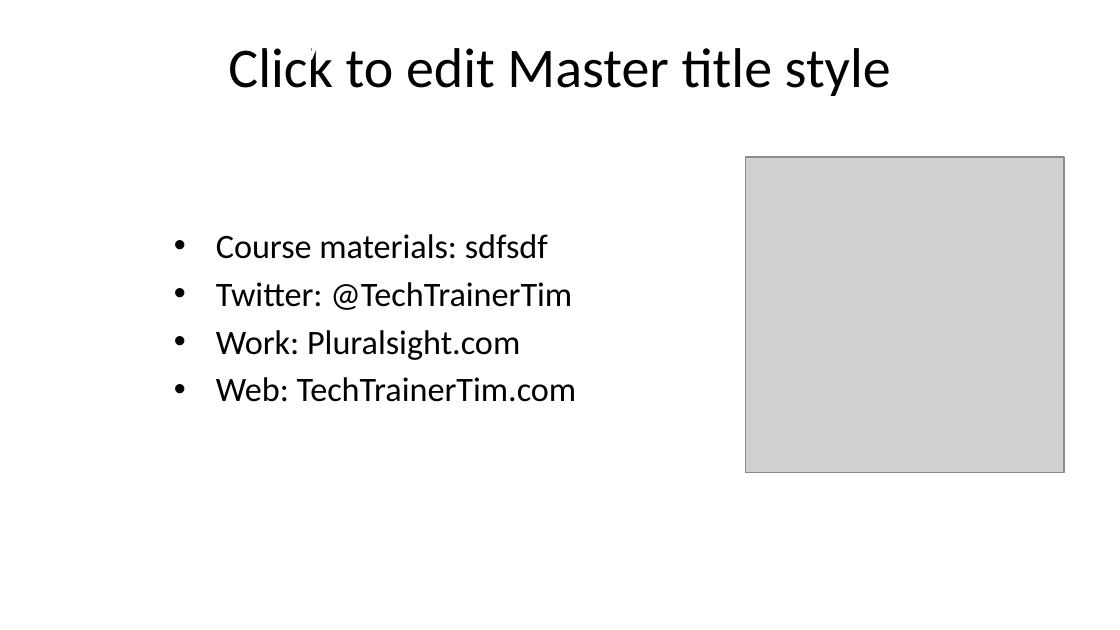
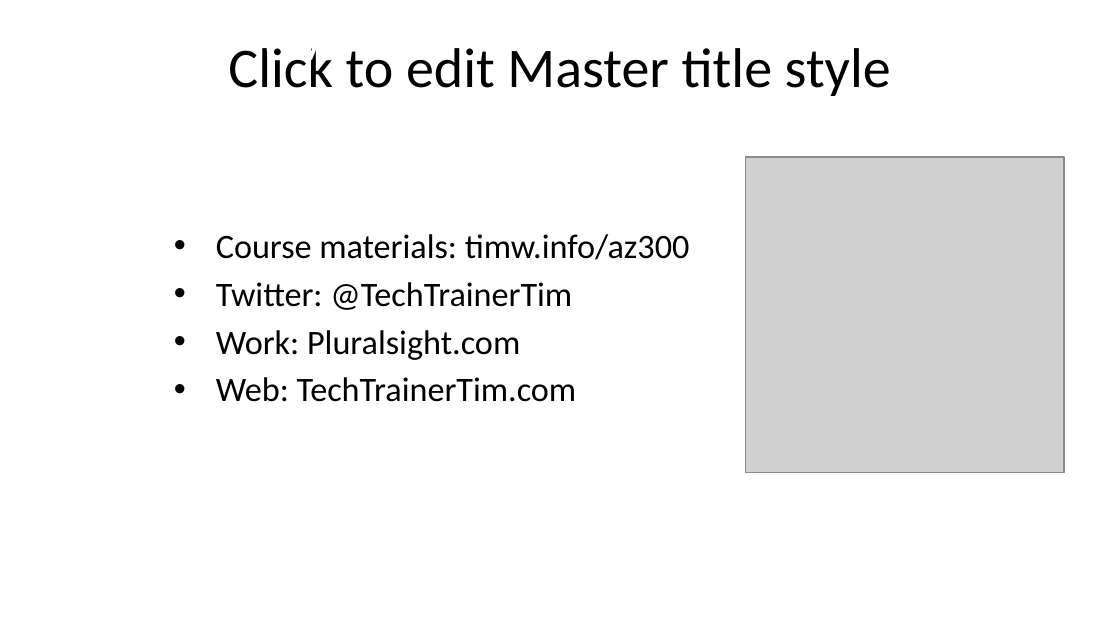
Before and after one commit to timothywarner/azure-arch-crash-course, a slide deck: slide 21 of warner-AZ300.pptx. Drawn at 1120x630 pixels with LibreOffice and Linux fonts; fonts in the diff are those of the drawing; grey boxes stand for pictures; background and template pictures are left out. Boxes give left, top, right and bottom in pixels: in the first picture for what was removed or moved away, otherwise in the second. Text is boxed around its words. In the diff, an @@ line names an element or a change of style, - is before the commit and + after.

```diff
--- a/warner-AZ300.pptx
+++ b/warner-AZ300.pptx
@@ text at bbox=[216, 234, 690, 260]: text changed @@
-• Course materials: sdfsdf
+• Course materials: timw.info/az300
```
Also in this commit, not shown: 1 other file.
